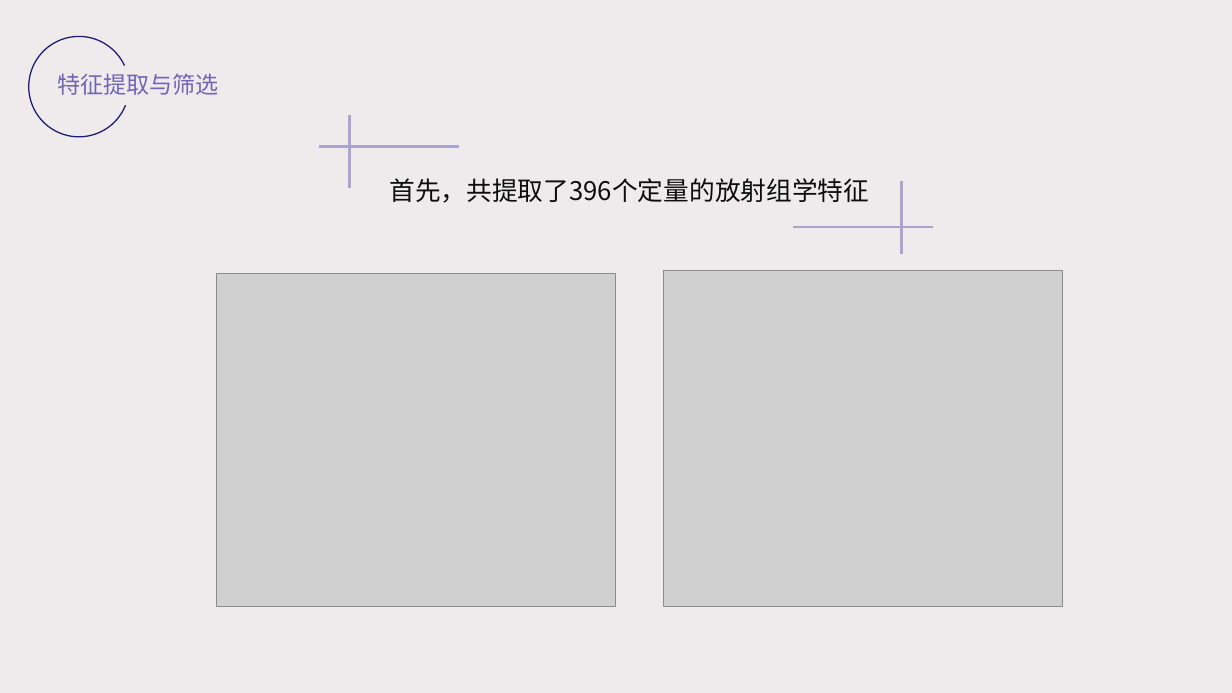
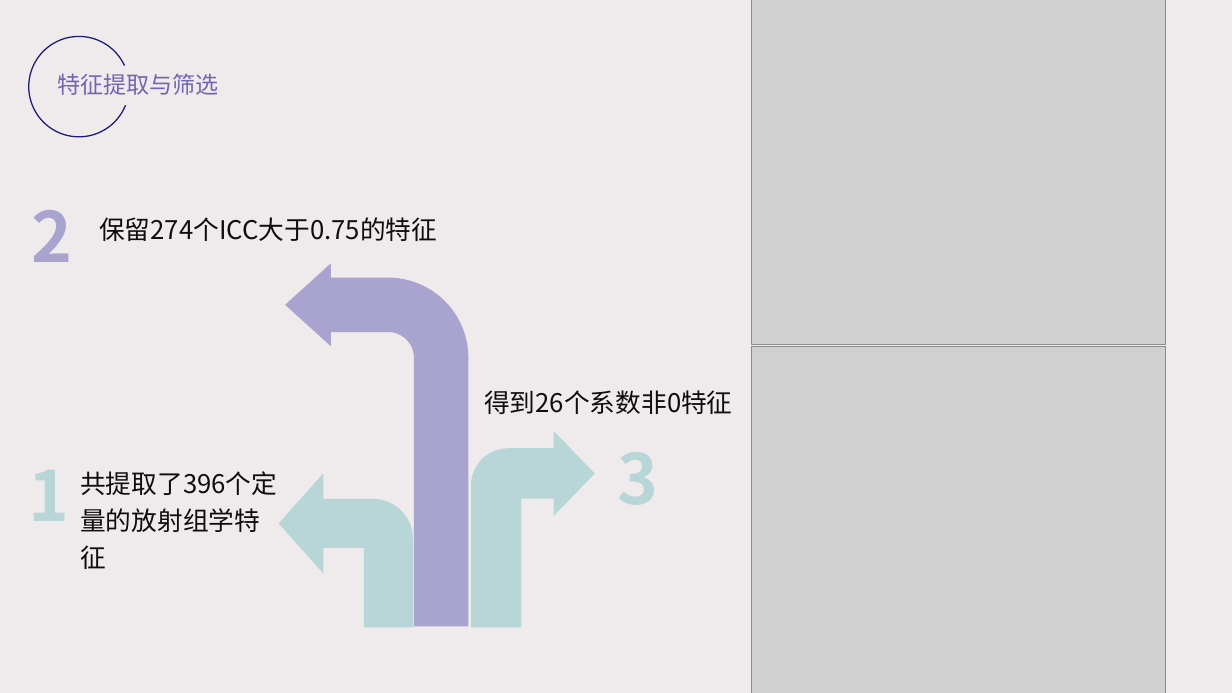
Before and after one commit to dongmengshi/-, a slide deck: slide 18 of ppt/毕业答辩PPT.pptx (slide 17 before the commit). Drawn at 1232x693 pixels with LibreOffice and Linux fonts; fonts in the diff are those of the drawing; grey boxes stand for pictures. Boxes give left, top, right and bottom in pixels: in the first picture for what was removed or moved away, otherwise in the second. Text is boxed around its words. In the diff, an @@ line names an element or a change of style, - is before the commit and + after.

Commit message:
ppt finish

```diff
--- a/ppt/毕业答辩PPT.pptx
+++ b/ppt/毕业答辩PPT.pptx
@@ picture: place and size @@
-picture at box(216, 274, 616, 607)
+picture at box(751, 0, 1165, 344)
@@ line removed from (349, 115) to (349, 188) @@
@@ line removed from (319, 147) to (459, 147) @@
@@ line removed from (902, 181) to (902, 254) @@
@@ text added at box(31, 210, 72, 262), 54 pt, text #A9A3D0, bold @@
+2
@@ text added at box(99, 217, 437, 241), 20 pt, text #0D0D0D @@
+保留274个ICC大于0.75的特征
@@ line removed from (793, 227) to (933, 227) @@
@@ bent arrow added at box(286, 263, 469, 627), fill #A9A3D0 @@
@@ picture: place and size @@
-picture at box(664, 271, 1063, 606)
+picture at box(752, 347, 1165, 693)
@@ text added at box(484, 390, 732, 414), 20 pt, text #0D0D0D @@
+得到26个系数非0特征
@@ bent arrow added at box(471, 431, 595, 627), fill #B8D5D7 @@
@@ text at box(80, 471, 277, 495): text changed @@
-首先，共提取了396个定量的放射组学特征
+共提取了396个定量的放射组学特征
@@ bent arrow added at box(278, 473, 413, 627), fill #B8D5D7 @@
```
Also in this commit, not shown: 5 other slides changed, 15 slides added, 24 slides removed, 16 other files.
